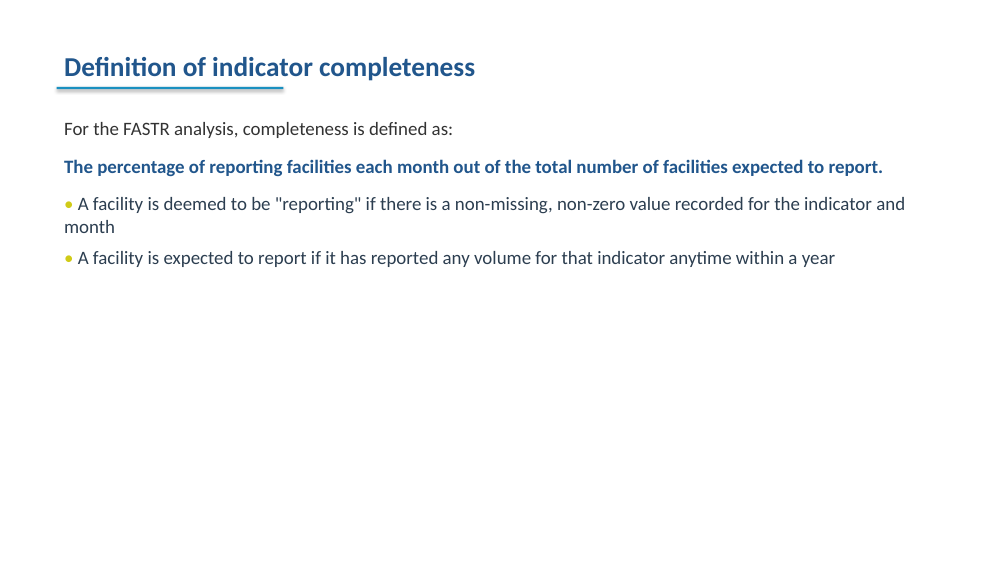
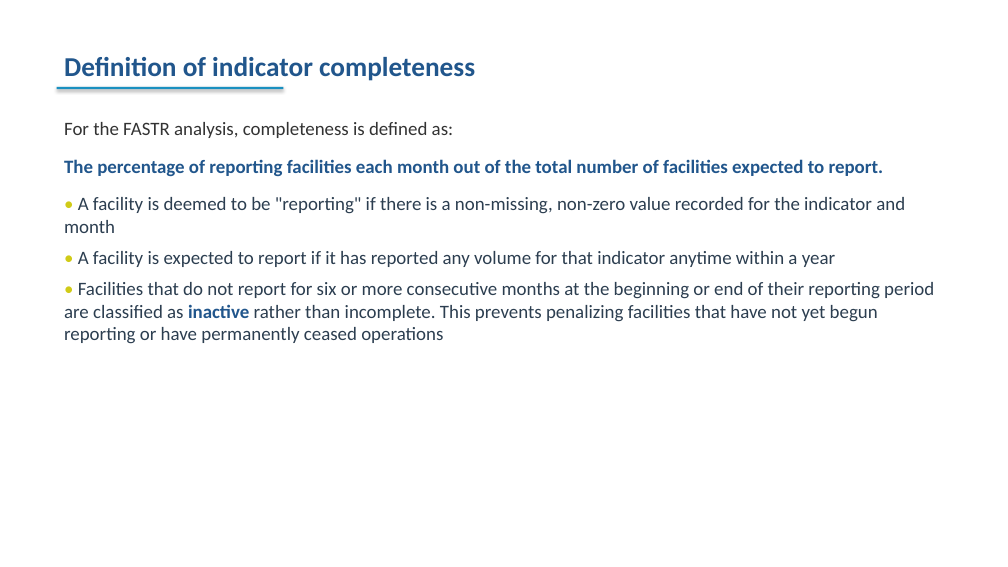
Before and after one commit to FASTR-Analytics/fastr-resource-hub, a slide deck: slide 52 of outputs/2026-zambia_deck.pptx. Drawn at 1008x567 pixels with LibreOffice and Linux fonts; fonts in the diff are those of the drawing. Boxes give left, top, right and bottom in pixels: in the first picture for what was removed or moved away, otherwise in the second. Text is boxed around its words. In the diff, an @@ line names an element or a change of style, - is before the commit and + after.

```diff
--- a/outputs/2026-zambia_deck.pptx
+++ b/outputs/2026-zambia_deck.pptx
@@ text at bbox=[64, 282, 934, 344]: paragraph added @@
+• Facilities that do not report for six or more consecutive months at the beginning or end of their reporting period are classified as inactive rather than incomplete. This prevents penalizing facilities that have not yet begun reporting or have permanently ceased operations
```
Also in this commit, not shown: 2 other slides changed, 10 other files.
